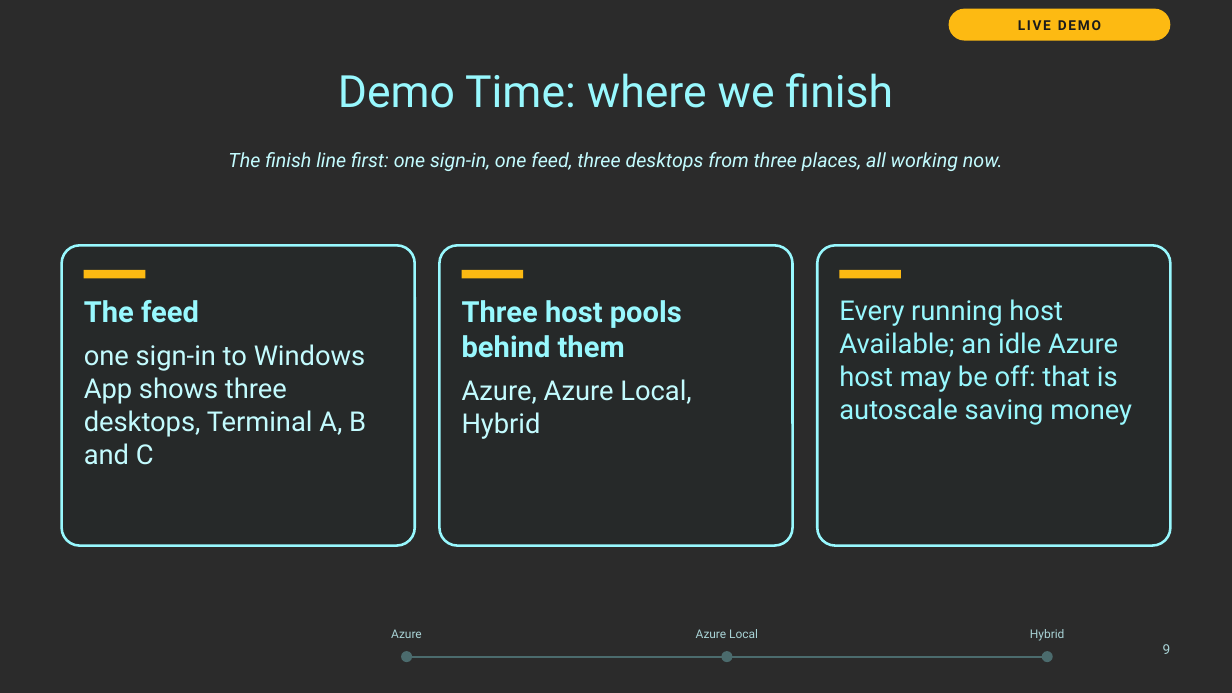
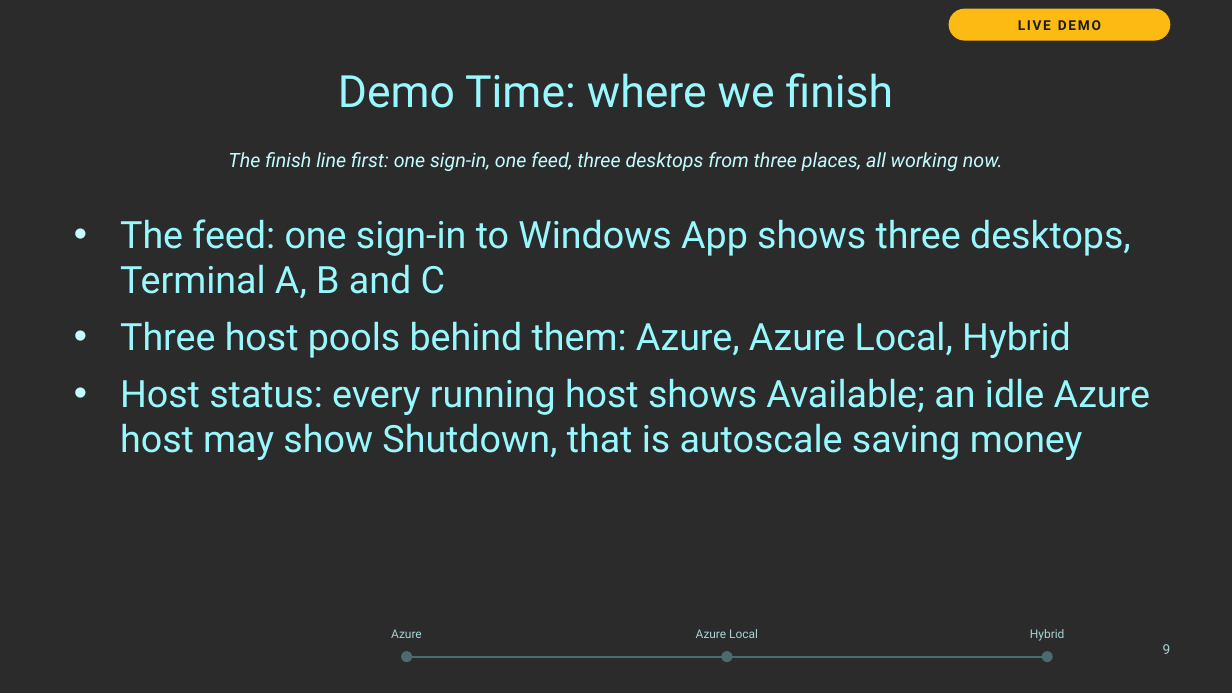
Before and after one commit to thisismydemo/nic2026_avd, a slide deck: slide 9 of presentation/AVD_Anywhere_NIC2026.pptx. Drawn at 1232x693 pixels with LibreOffice and Linux fonts; fonts in the diff are those of the drawing; background and template pictures are left out; a plain dark background stands for a picture behind light text. Boxes give left, top, right and bottom in pixels: in the first picture for what was removed or moved away, otherwise in the second. Text is boxed around its words. In the diff, an @@ line names an element or a change of style, - is before the commit and + after.

```diff
--- a/presentation/AVD_Anywhere_NIC2026.pptx
+++ b/presentation/AVD_Anywhere_NIC2026.pptx
@@ text added at box(120, 219, 1150, 460), 22 pt, text #98F8FE @@
+• The feed: one sign-in to Windows App shows three desktops, Terminal A, B and C
+• Three host pools behind them: Azure, Azure Local, Hybrid
+• Host status: every running host shows Available; an idle Azure host may show Shutdown, that is autoscale saving money
@@ rounded rectangle removed at box(62, 245, 415, 546) @@
@@ rounded rectangle removed at box(440, 245, 793, 546) @@
@@ rounded rectangle removed at box(817, 245, 1170, 546) @@
@@ rectangle removed at box(84, 270, 145, 278) @@
@@ rectangle removed at box(462, 270, 524, 278) @@
@@ rectangle removed at box(839, 270, 901, 278) @@
@@ text removed at box(839, 299, 1132, 425) @@
-Every running host Available; an idle Azure host may be off: that is autoscale saving money
@@ text removed at box(84, 300, 366, 465) @@
-The feed
-one sign-in to Windows App shows three desktops, Terminal A, B and C
@@ text removed at box(462, 300, 691, 439) @@
-Three host pools behind them
-Azure, Azure Local, Hybrid
```
Also in this commit, not shown: 13 other slides changed.
